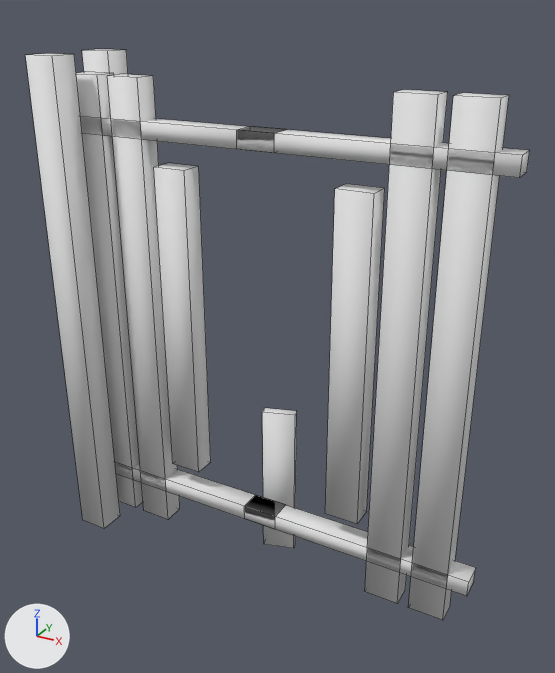
The OBJ model src/models/caelum/siege/ca_siege_gate_damaged.obj: old version first, new version second.
Rendered twice from a 50 mm lens placed at (146.0, -253.0, 248.0), pointed at (5.0, 3.0, 120.0). The axes (+X, +Y, +Z) are drawn at lower left. The lights are the same throughout. The first picture is the older version. Mesh edges are drawn as thin lines. Where no turn or scale is listed for an object, it has been applied to the vertices. Vertices at exactly the same position are counted once.

Objects in the first picture: 'ca_siege_gate_damaged'.
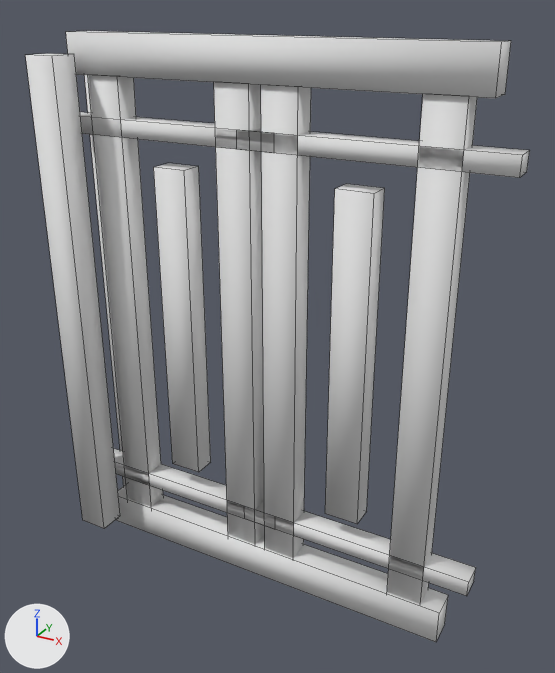
Where the change shows, as pixel boxes (x1, y1, x2, y2) in the pictures (555 x 673 px; the box of a moved part takes in the faces that stretch with it):
```json
{"object": "ca_siege_gate_damaged", "change": "reshaped", "before": [25, 49, 530, 620], "after": [25, 31, 530, 642], "on screen": "7% taller"}
{"part": 1, "of": "me_ca_siege_gate_damaged", "change": "added", "after": [66, 31, 511, 99]}
{"part": 2, "of": "me_ca_siege_gate_damaged", "change": "added", "after": [116, 485, 448, 642]}
{"part": 3, "of": "me_ca_siege_gate_damaged", "change": "moved or reshaped", "before": [76, 72, 143, 507], "after": [88, 75, 163, 507]}
{"part": 4, "of": "me_ca_siege_gate_damaged", "change": "moved or reshaped", "before": [107, 74, 180, 519], "after": [214, 83, 265, 544]}
{"part": 5, "of": "me_ca_siege_gate_damaged", "change": "moved or reshaped", "before": [365, 89, 448, 603], "after": [261, 85, 311, 558]}
{"part": 6, "of": "me_ca_siege_gate_damaged", "change": "moved or reshaped", "before": [408, 93, 509, 620], "after": [387, 94, 477, 604]}
```

The change, as JSON lines over the scene's bpy script:
```json
{"block": "me_ca_siege_gate_damaged", "where": "# used by ob_ca_siege_gate_damaged; location = (0.0, 0.0, 0.0)"}
{"op": "remove", "block": "me_ca_siege_gate_damaged", "code": "me_ca_siege_gate_damaged.from_pydata(...)  # 104 vertices, 78 faces; spans x -96.0..96.0, y -22.0..22.0, z 3.0..228.0"}
{"op": "add", "block": "me_ca_siege_gate_damaged", "code": "me_ca_siege_gate_damaged.from_pydata(...)  # 120 vertices, 90 faces; spans x -96.0..96.0, y -22.0..22.0, z 0.0..236.0"}
{"block": "me_ca_siege_gate_damaged", "change": "me_ca_siege_gate_damaged part 1: a new loose piece, a box spanning x -86.0..86.0, y -6.0..6.0, z 220.0..236.0, in mat_models_caelum_props_stations_ca_station_stone_png (its picture is missing)"}
{"block": "me_ca_siege_gate_damaged", "change": "me_ca_siege_gate_damaged part 2: a new loose piece, a box spanning x -86.0..86.0, y -6.0..6.0, z 0.0..16.0, in mat_models_caelum_props_stations_ca_station_stone_png (its picture is missing)"}
{"block": "me_ca_siege_gate_damaged", "change": "me_ca_siege_gate_damaged part 3: the loose piece of 8 vertices spanning x -88.0..-72.0, y -5.0..5.0, z 12.0..220.0 is moved by (10.0, 0.0, 0.0)"}
{"block": "me_ca_siege_gate_damaged", "change": "me_ca_siege_gate_damaged part 4: the loose piece of 8 vertices spanning x -68.0..-52.0, y -5.0..5.0, z 12.0..220.0 is moved by (50.0, 0.0, 0.0)"}
{"block": "me_ca_siege_gate_damaged", "change": "me_ca_siege_gate_damaged part 5: the loose piece of 8 vertices spanning x 52.0..68.0, y -5.0..5.0, z 12.0..220.0 is moved by (-50.0, 0.0, 0.0)"}
{"block": "me_ca_siege_gate_damaged", "change": "me_ca_siege_gate_damaged part 6: the loose piece of 8 vertices spanning x 72.0..88.0, y -5.0..5.0, z 12.0..220.0 is moved by (-10.0, 0.0, 0.0)"}
```
